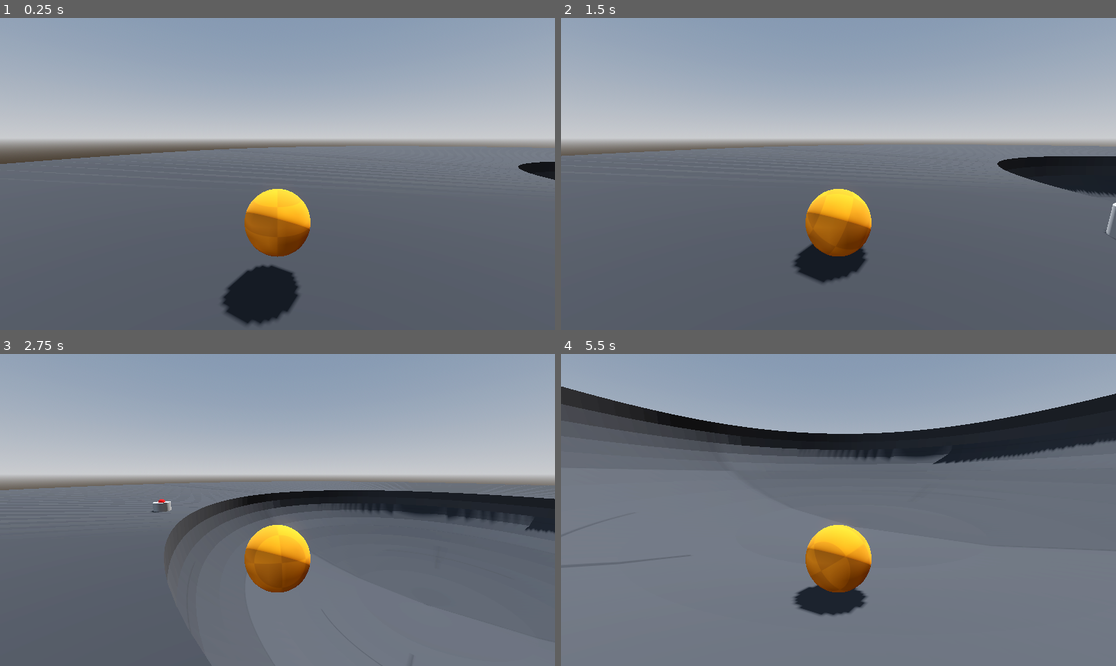
Above: before the commit, frames 1-4 (two rows, left to right).
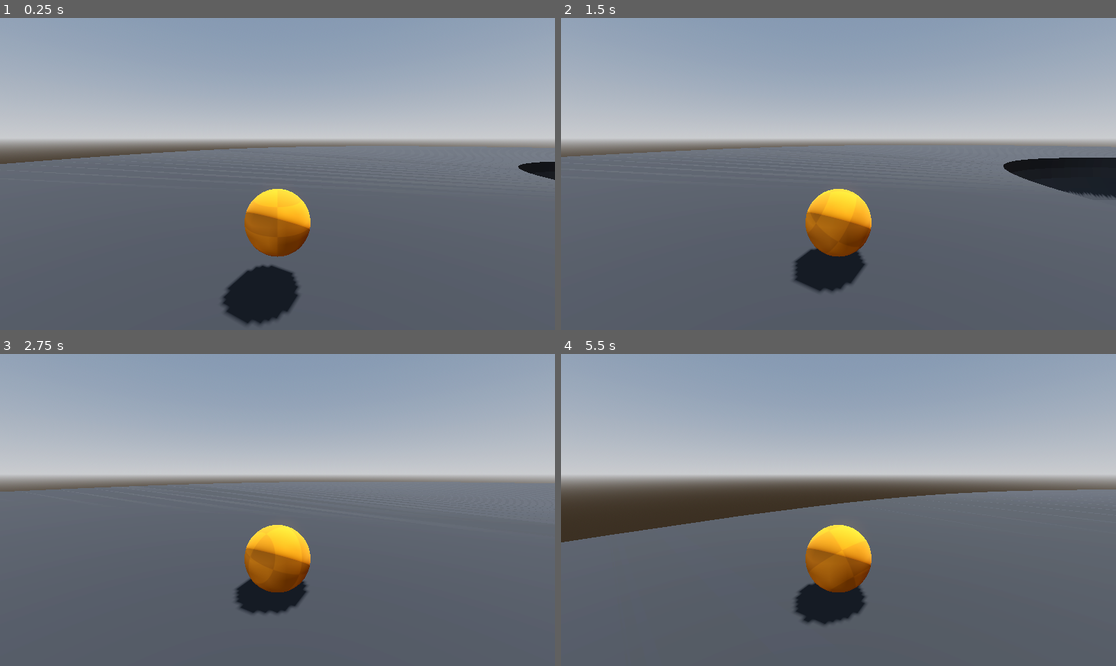
Above: after the commit, the same moments.

Repository: acrmine/3DBeatEmUpExplorer
Game: Godot game, scene res://MainLevel.tscn
Two runs of this game, one before a commit and one after it. Both use one fixed random seed, a clock stepped at 60 frames per second and the inputs below.
Inputs (mouse positions are in pixels of both pictures, inside the frame that each line leads up to):
- Up to frame 1 (0.25 s): no input
- Up to frame 2 (1.5 s): tap Enter at 0.5 s; move the mouse to (960, 158) at 0.52 s; hold D (move_right) 0.53-1.28 s; hold Space (jump, bound only after the commit) 0.53-1.28 s; click (960, 158) at 0.67 s; move the mouse to (727, 189) at 1.27 s; hold S (move_back) from 1.28 s (still down); tap Space (jump, bound only after the commit) at 1.35 s; click (727, 189) at 1.42 s
- Up to frame 3 (2.75 s): tap Space (jump, bound only after the commit) at 1.52, 1.82 s; move the mouse to (333, 441) at 2.02 s; release S (move_back) at 2.03 s; hold D (move_right) from 2.03 s (still down); hold Space (jump, bound only after the commit) from 2.03 s (still down); click (333, 441) at 2.17 s
- Up to frame 4 (5.5 s): move the mouse to (810, 572) at 2.77 s; release D (move_right) at 2.78 s; release Space (jump, bound only after the commit) at 2.78 s; hold W (move_forward) 2.78-3.53 s; tap Space (jump, bound only after the commit) at 2.85, 3.02, 3.32, 4.35, 4.52, 4.82 s; click (810, 572) at 2.92 s; move the mouse to (1005, 556) at 3.52 s; hold Space (jump, bound only after the commit) 3.53-4.28 s; hold A (move_left) 3.53-5.03 s; click (1005, 556) at 3.67 s; tap Escape (ui_cancel) at 4.15 s; move the mouse to (672, 463) at 4.27 s; click (672, 463) at 4.42 s; move the mouse to (866, 510) at 5.02 s; hold S (move_back) from 5.03 s (still down); hold Space (jump, bound only after the commit) from 5.03 s (still down); click (866, 510) at 5.17 s

The runs differ from the first frame. In frame 2, 1.0% of the frame differs, in the area x 0-100%, y 40-88%; in frame 3, 15%; in frame 4, 66%, in the area x 0-100%, y 10-100%.

Commit message:
Attempt at mouse control of camera
Still not working, parenting twist pivot and pitch pivot to the object at a global level doesn't quite work how I hoped

Diff:
--- a/Prefabs/Player/player.gd
+++ b/Prefabs/Player/player.gd
@@ -1,10 +1,18 @@
 extends RigidBody3D
 
+var JUMP_VELOCITY := 20.0
+
+var mouseSensitivity := 0.005
+var twistInput = 0.0
+var pitchInput = 0.0
 var playerPrevPos := self.global_position
 var playerCurrPos: Vector3
 var playerPosOffst: Vector3
+var jumpVector := Vector3.UP * JUMP_VELOCITY
 
-@onready var playercamera := $"../Camera3D"
+@onready var playercamera := $"../TwistPivot/PitchPivot/Camera3D"
+@onready var twist_pivot := $"../TwistPivot"
+@onready var pitch_pivot := $"../TwistPivot/PitchPivot"
 
 # Called when the node enters the scene tree for the first time.
 func _ready() -> void:
@@ -17,12 +25,48 @@
 	playerCurrPos = self.global_position
 	playerPosOffst = playerCurrPos - playerPrevPos
 
-	var input := Vector3.ZERO
-	input.x = Input.get_axis("move_left", "move_right")
-	input.z = Input.get_axis("move_forward", "move_back")
+	# Calculate inputs into 3D force vector
+	#var input := Vector3.ZERO
+	#input.x = Input.get_axis("move_left", "move_right")
+	#input.z = Input.get_axis("move_forward", "move_back")
+	var input_dir := Input.get_vector("move_left", "move_right", "move_forward", "move_back")
+	var direction = (twist_pivot.transform.basis * Vector3(input_dir.x, 0, input_dir.y)).normalized()
 
-	apply_central_force(input *  1200.0 * delta)
+	# Apply calculated input forces
+	apply_central_force(direction *  1200.0 * delta)
+
+	# Essentially parent these objects to the player without adding rotation
 	playercamera.global_position += playerPosOffst
+	twist_pivot.global_position += playerPosOffst
+
+	if Input.is_action_just_pressed("jump"):
+		apply_central_force(jumpVector)
+
+	# Apply camera rotation if any was added
+	twist_pivot.rotate_y(twistInput)
+	pitch_pivot.rotate_x(pitchInput)
+	pitch_pivot.rotation.x = clamp(pitch_pivot.rotation.x,
+		deg_to_rad(-30),
+		deg_to_rad(30)
+	)
+	twistInput = 0.0
+	pitchInput = 0.0
 
 	# Stow Curr position for next frames Prev position
 	playerPrevPos = playerCurrPos
+
+
+# Fired whenever input is given to the game (currently used for mouse)
+func _input(event: InputEvent) -> void:
+	if event is InputEventKey and event.is_action_pressed("ui_cancel"):
+		Input.set_mouse_mode(Input.MOUSE_MODE_VISIBLE)
+	if event is InputEventMouseButton:
+		Input.set_mouse_mode(Input.MOUSE_MODE_CAPTURED)
+
+	if event is InputEventMouseMotion:
+		if Input.get_mouse_mode() == Input.MOUSE_MODE_CAPTURED:
+			twistInput = -event.relative.x * mouseSensitivity
+			pitchInput = -event.relative.y * mouseSensitivity
+
+	if event is InputEventKey and event.is_action_pressed("jump"):
+		apply_central_force(jumpVector)
--- a/Prefabs/Player/player.tscn
+++ b/Prefabs/Player/player.tscn
@@ -23,11 +23,14 @@
 [node name="CollisionShape3D" type="CollisionShape3D" parent="Player"]
 shape = SubResource("ConvexPolygonShape3D_i3pqv")
 
-[node name="TwistPivot" type="Node3D" parent="Player"]
+[node name="TwistPivot" type="Node3D" parent="."]
 transform = Transform3D(1, 0, 0, 0, 0.996195, 0.0871557, 0, -0.0871557, 0.996195, 0, 0.5, 0)
+top_level = true
 
-[node name="PitchPivot" type="Node3D" parent="Player/TwistPivot"]
+[node name="PitchPivot" type="Node3D" parent="TwistPivot"]
+transform = Transform3D(1, 0, 0, 0, 0.996195, 0.0871557, 0, -0.0871557, 0.996195, 0, 0.5, 0)
+top_level = true
 
-[node name="Camera3D" type="Camera3D" parent="."]
-transform = Transform3D(1, 0, 0, 0, 0.984808, 0.173648, 0, -0.173648, 0.984808, 0, 1.25956, 2.94501)
+[node name="Camera3D" type="Camera3D" parent="TwistPivot/PitchPivot"]
+transform = Transform3D(1, 0, 0, 0, 0.98480785, 0.17364796, 0, -0.17364796, 0.98480785, 0, 1.2595599, 2.9450097)
 top_level = true
--- a/project.godot
+++ b/project.godot
@@ -46,6 +46,11 @@
 "events": [Object(InputEventKey,"resource_local_to_scene":false,"resource_name":"","device":-1,"window_id":0,"alt_press …(192 unchanged characters)…
 ]
 }
+jump={
+"deadzone": 0.2,
+"events": [Object(InputEventKey,"resource_local_to_scene":false,"resource_name":"","device":-1,"window_id":0,"alt_pressed":false,"shift_pressed":false,"ctrl_pressed":false,"meta_pressed":false,"pressed":false,"keycode":0,"physical_keycode":32,"key_label":0,"unicode":32,"location":0,"echo":false,"script":null)
+]
+}
 
 [rendering]
 
